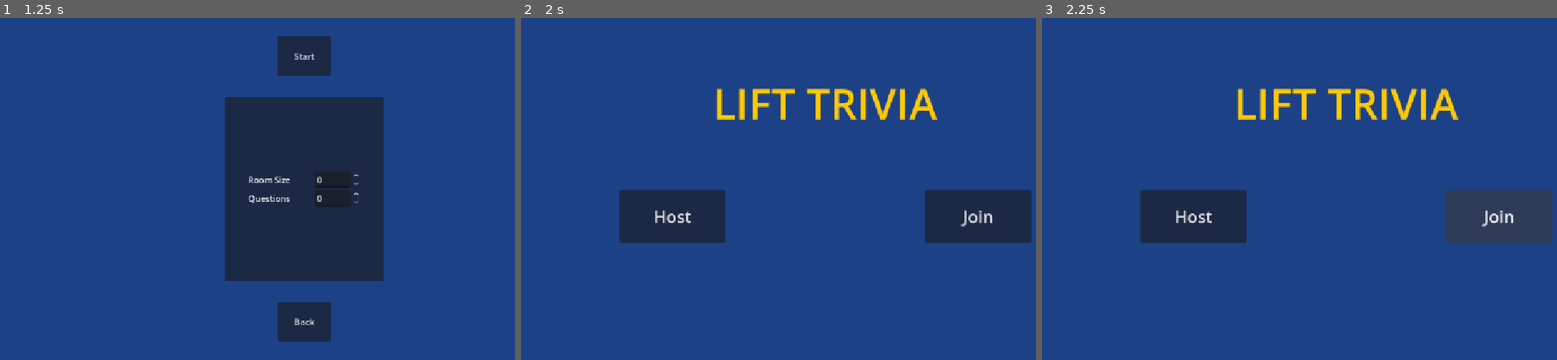
Above: before the commit, frames 1-3 (left to right).
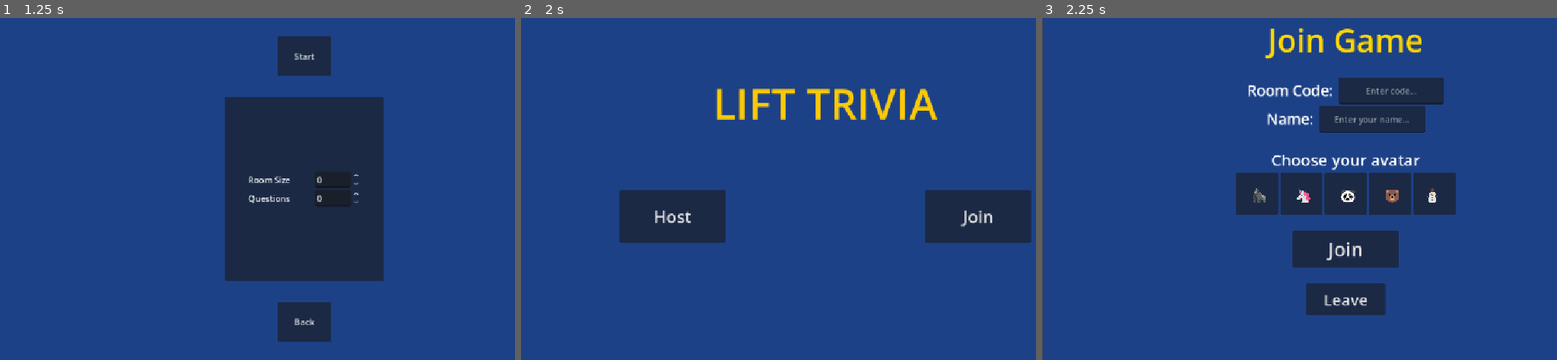
Above: after the commit, the same moments.

Repository: ttxit/lift-trivia
Game: Godot game, scene res://scenes/main.tscn
The game is run twice, just before and just after one commit, with the same random seed, the same clock (stepped at 60 frames per second) and the same inputs.
Inputs:
- Up to frame 1 (1.25 s): click "Host" at 0.5 s
- Up to frame 2 (2 s): click "Back" at 1.25 s
- Up to frame 3 (2.25 s): click "Join" at 2 s

Frames 1-2 are identical in both runs. In frame 3, 21% of the frame differs, in the area x 0-100%, y 0-100%.

Commit message:
Connect signals for player join and leave

Diff:
--- a/scenes/main_menu.tscn
+++ b/scenes/main_menu.tscn
@@ -64,3 +64,4 @@
 "
 
 [connection signal="pressed" from="VBoxContainer/HBoxContainer/Host" to="." method="_on_host_pressed"]
+[connection signal="pressed" from="VBoxContainer/HBoxContainer/Join" to="." method="_on_join_pressed"]
--- a/scenes/player_join.tscn
+++ b/scenes/player_join.tscn
@@ -139,7 +139,7 @@
 custom_minimum_size = Vector2(150, 60)
 layout_mode = 2
 size_flags_horizontal = 4
-theme_override_font_sizes/font_size = 36
+theme_override_font_sizes/font_size = 30
 text = "Leave"
 
 [connection signal="pressed" from="VBoxContainer/Join" to="." method="_on_join_pressed"]
--- a/scripts/main_menu.gd
+++ b/scripts/main_menu.gd
@@ -3,4 +3,6 @@
 
 func _on_host_pressed() -> void:
 	SceneManager.change_view("res://scenes/room_creation.tscn")
-	pass
+
+func _on_join_pressed() -> void:
+	SceneManager.change_view("res://scenes/player_join.tscn")
--- a/scripts/player_join.gd
+++ b/scripts/player_join.gd
@@ -5,19 +5,7 @@
 func _on_join_pressed() -> void:
     var room_code = $VBoxContainer/HBoxContainer/LineEdit.text.strip_edges()
     var player_name = $VBoxContainer/HBoxContainer2/LineEdit.text.strip_edges()
-'''
-    if room_code == "":
-        print("Please enter a room code")
-        return
 
-    if player_name == "":
-        print("Please enter your name")
-        return
-
-    if selected_avatar == "":
-        print("Please select an avatar")
-        return
-'''
     print("Joining room: " + room_code + " as " + player_name + " with avatar " + selected_avatar)
 
 func _on_avatar_selected(emoji: String) -> void:
